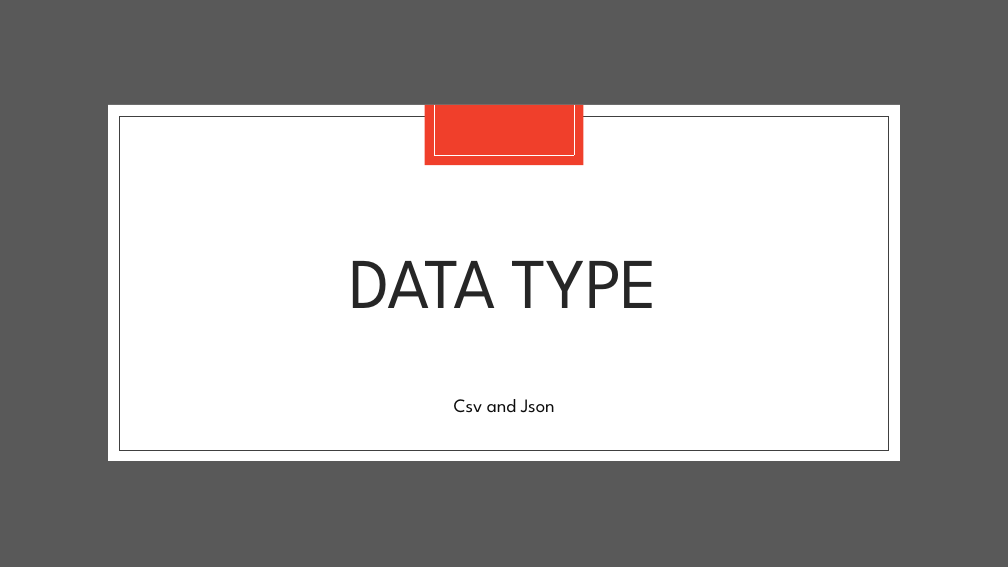
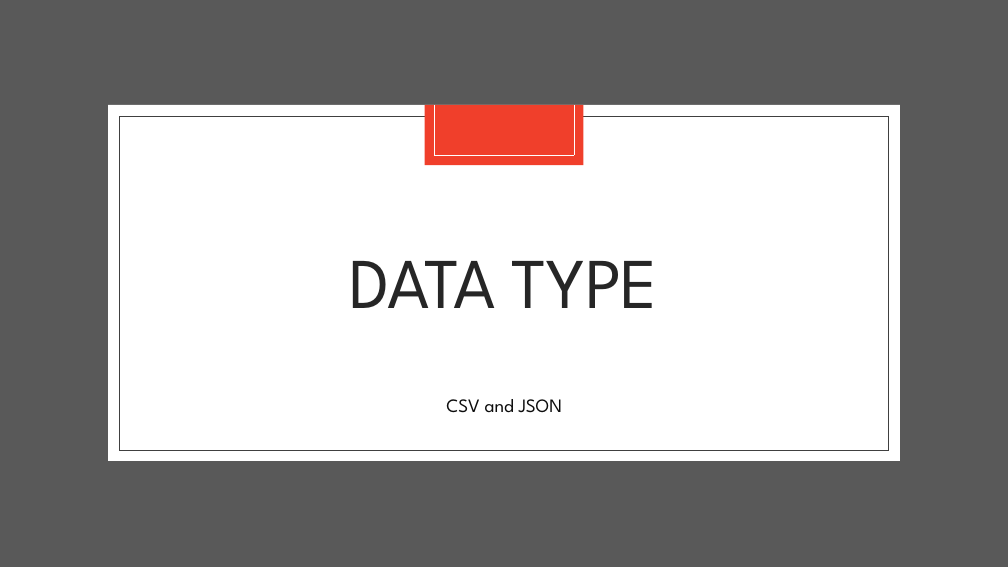
Before and after one commit to bmedford01/ETL_Project, a slide deck: slide 3 of covid19 usa vaccination.pptx. Drawn at 1008x567 pixels with LibreOffice and Linux fonts; fonts in the diff are those of the drawing. Boxes give left, top, right and bottom in pixels: in the first picture for what was removed or moved away, otherwise in the second. Text is boxed around its words. In the diff, an @@ line names an element or a change of style, - is before the commit and + after.

Commit message:
Updated powerpoint presentation

```diff
--- a/covid19 usa vaccination.pptx
+++ b/covid19 usa vaccination.pptx
@@ text at bbox=[446, 399, 563, 413]: text changed @@
-Csv and Json
+CSV and JSON
```
Also in this commit, not shown: 1 other slide changed, 2 slides added, 1 slide removed, 2 other files.
